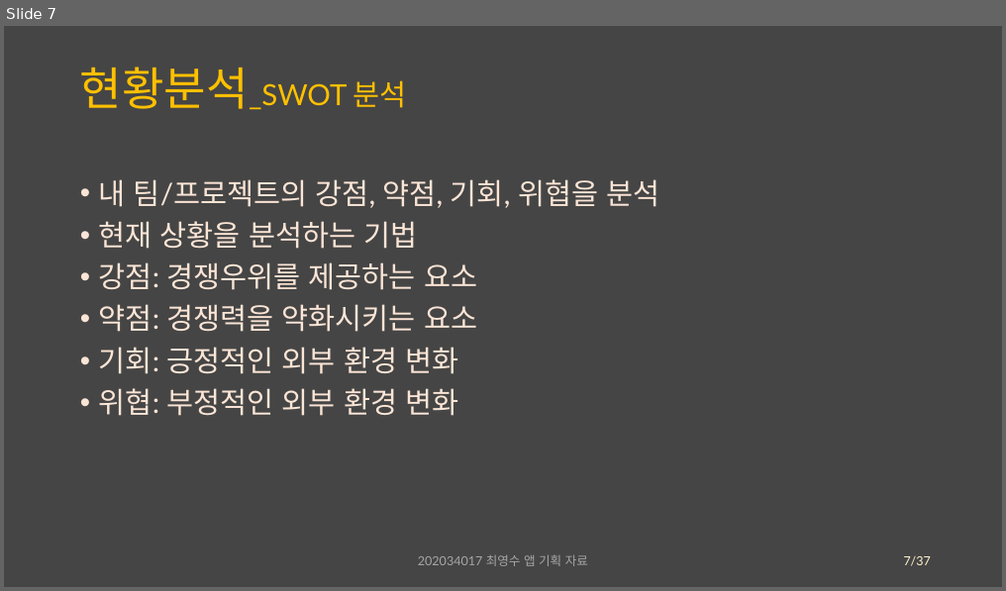
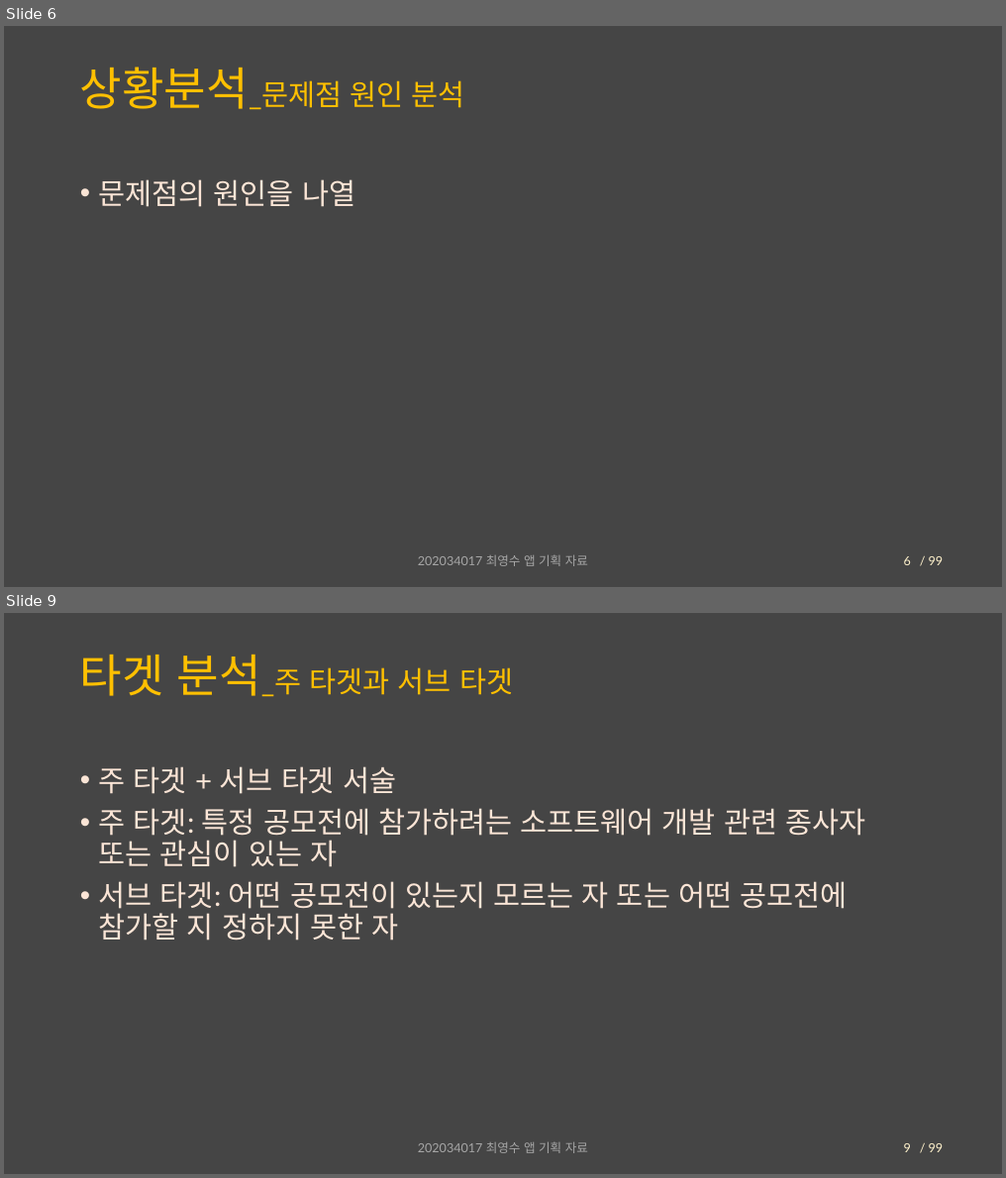
Before and after one commit to Chronos410/PartyCompetition, a slide deck: 대충 설계도.pptx. Shown one above the other, each under a label of ours: slide 7 before the commit, slides 6 and 9 after it; the slides between them are not shown. The pictures are 1006x591 and 1006x1178 pixels, drawn with LibreOffice and Linux fonts; fonts in the diff are those of the drawing. Boxes give left, top, right and bottom in pixels: in the first picture for what was removed or moved away, otherwise in the second. Text is boxed around its words. In the diff, an @@ line names an element or a change of style, - is before the commit and + after.

```diff
--- a/대충 설계도.pptx
+++ b/대충 설계도.pptx
@@ slide 9 added at (4, 613, 1002, 1174), background #454545; not listed: 1 template element that a slide beside it also shows @@
@@ title added at (80, 655, 513, 696), 28 pt, text #FFC000 @@
+타겟 분석_주 타겟과 서브 타겟
@@ text added at (99, 766, 865, 941), 28 pt, text #FBE5D6 @@
+• 주 타겟 + 서브 타겟 서술
+• 주 타겟: 특정 공모전에 참가하려는 소프트웨어 개발 관련 종사자 또는 관심이 있는 자
+• 서브 타겟: 어떤 공모전이 있는지 모르는 자 또는 어떤 공모전에 참가할 지 정하지 못한 자
@@ text added at (418, 1143, 588, 1154), 12 pt, text #A6A6A6 @@
+202034017 최영수 앱 기획 자료
@@ page number added at (904, 1144, 911, 1153), 12 pt, text #FFF2CC @@
+9
@@ what was slide 7 is now slide 6 @@
@@ slide 6 changed as well @@
@@ title at (80, 67, 465, 109): text changed @@
-현황분석_SWOT 분석
+상황분석_문제점 원인 분석
@@ text at (99, 179, 355, 207): text changed @@
-• 내 팀/프로젝트의 강점, 약점, 기회, 위협을 분석
-• 현재 상황을 분석하는 기법
-• 강점: 경쟁우위를 제공하는 요소
-• 약점: 경쟁력을 약화시키는 요소
-• 기회: 긍정적인 외부 환경 변화
-• 위협: 부정적인 외부 환경 변화
+• 문제점의 원인을 나열
@@ page number at (904, 557, 911, 566): text changed @@
-7
+6
@@ text removed at (911, 557, 931, 567) @@
-/37
@@ text added at (929, 557, 944, 566), 12 pt, text #FFF2CC @@
+/ 99
```
Also in this commit, not shown: 7 other slides changed, 9 other slides added, 3 other files.
